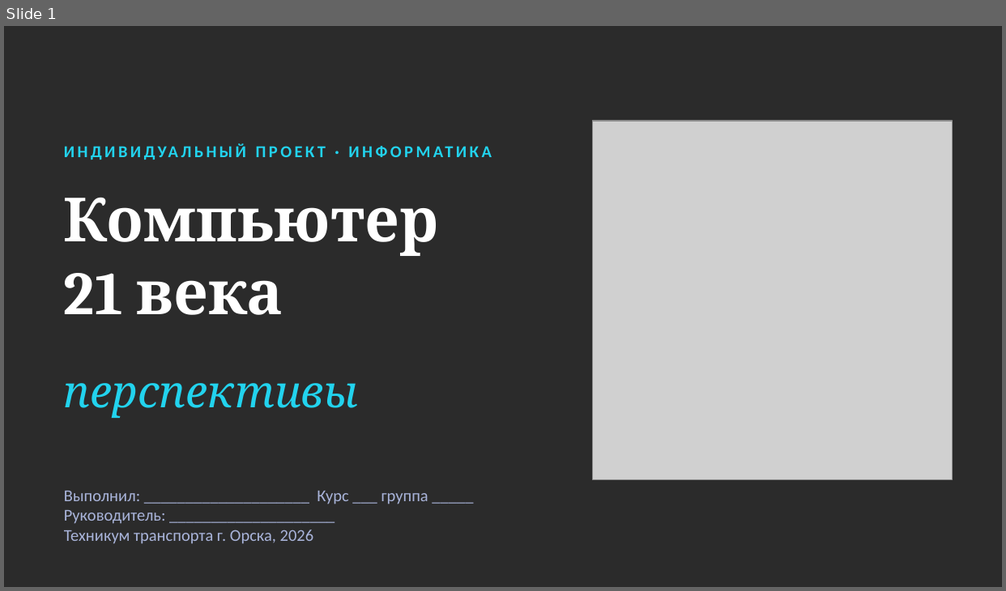
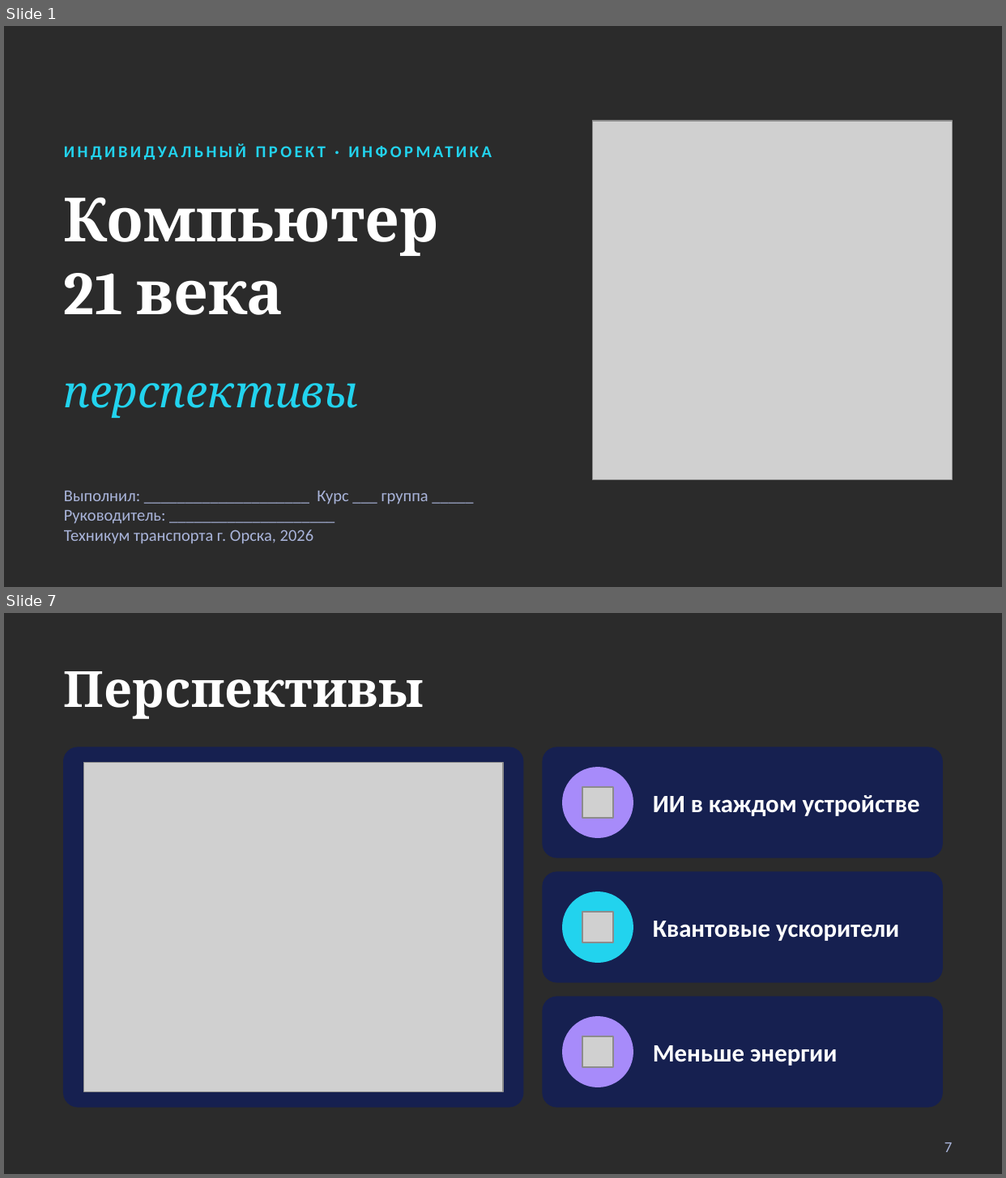
Before and after one commit to khmh132-ship-it/event-mods, a slide deck: Готово/Презентация.pptx. Shown one above the other, each under a label of ours: slide 1 before the commit, slides 1 and 7 after it; the slides between them are not shown. The pictures are 1006x591 and 1006x1178 pixels, drawn with LibreOffice and Linux fonts; fonts in the diff are those of the drawing; grey boxes stand for pictures; background and template pictures are left out; a plain dark background stands for a picture behind light text. Boxes give left, top, right and bottom in pixels: in the first picture for what was removed or moved away, otherwise in the second. Text is boxed around its words. In the diff, an @@ line names an element or a change of style, - is before the commit and + after.

```diff
--- a/Готово/Презентация.pptx
+++ b/Готово/Презентация.pptx
@@ slide 7 added at (x1=4, y1=613, x2=1002, y2=1174), background picture (left out) @@
@@ text added at (x1=64, y1=671, x2=424, y2=719), 36 pt, text #FFFFFF, bold @@
+Перспективы
@@ rounded rectangle added at (x1=64, y1=747, x2=523, y2=1107), fill #162050, outline #162050 1 pt @@
@@ rounded rectangle added at (x1=543, y1=747, x2=942, y2=858), fill #162050, outline #162050 1 pt @@
@@ picture added at (x1=84, y1=763, x2=503, y2=1092) @@
@@ ellipse added at (x1=563, y1=768, x2=633, y2=837), fill #A78BFA, outline #A78BFA 1 pt @@
@@ picture added at (x1=583, y1=788, x2=614, y2=819) @@
@@ text added at (x1=653, y1=795, x2=920, y2=816), 18 pt, text #FFFFFF, bold @@
+ИИ в каждом устройстве
@@ rounded rectangle added at (x1=543, y1=872, x2=942, y2=982), fill #162050, outline #162050 1 pt @@
@@ ellipse added at (x1=563, y1=892, x2=633, y2=962), fill #22D3EE, outline #22D3EE 1 pt @@
@@ picture added at (x1=583, y1=913, x2=614, y2=943) @@
@@ text added at (x1=653, y1=921, x2=899, y2=941), 18 pt, text #FFFFFF, bold @@
+Квантовые ускорители
@@ rounded rectangle added at (x1=543, y1=997, x2=942, y2=1107), fill #162050, outline #162050 1 pt @@
@@ ellipse added at (x1=563, y1=1017, x2=633, y2=1087), fill #A78BFA, outline #A78BFA 1 pt @@
@@ picture added at (x1=583, y1=1037, x2=614, y2=1068) @@
@@ text added at (x1=653, y1=1046, x2=837, y2=1066), 18 pt, text #FFFFFF, bold @@
+Меньше энергии
@@ text added at (x1=944, y1=1143, x2=953, y2=1152), 11 pt, text #A9B4DA @@
+7
```
Also in this commit, not shown: 6 slides changed, 1 other slide added, 1 other file.
